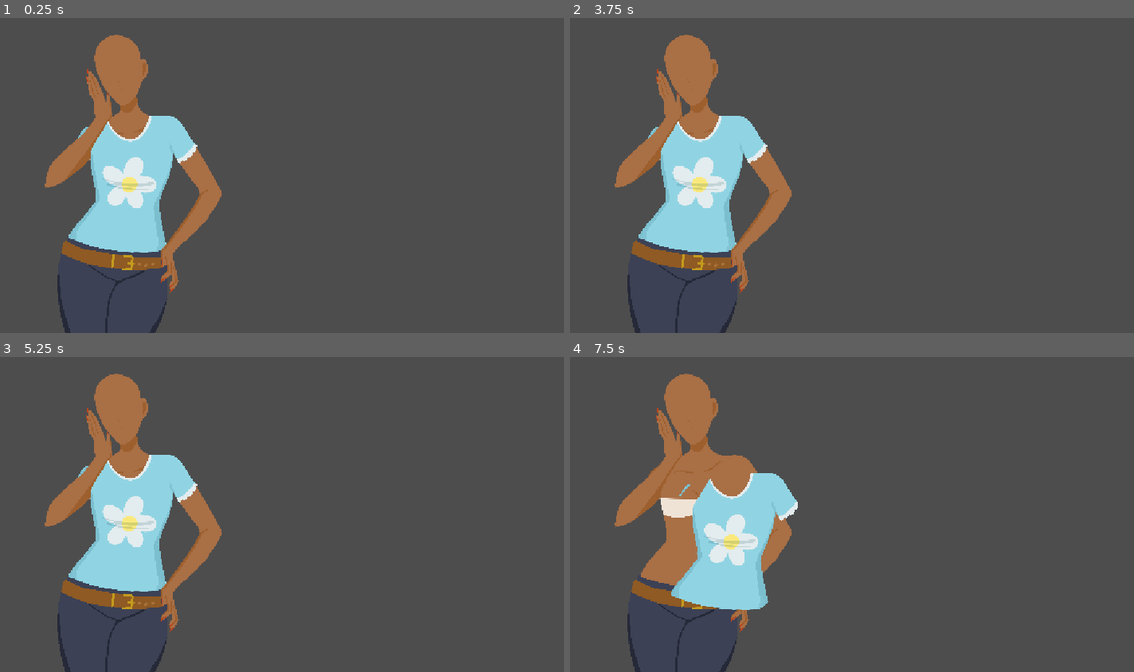
Above: before the commit, frames 1-4 (two rows, left to right).
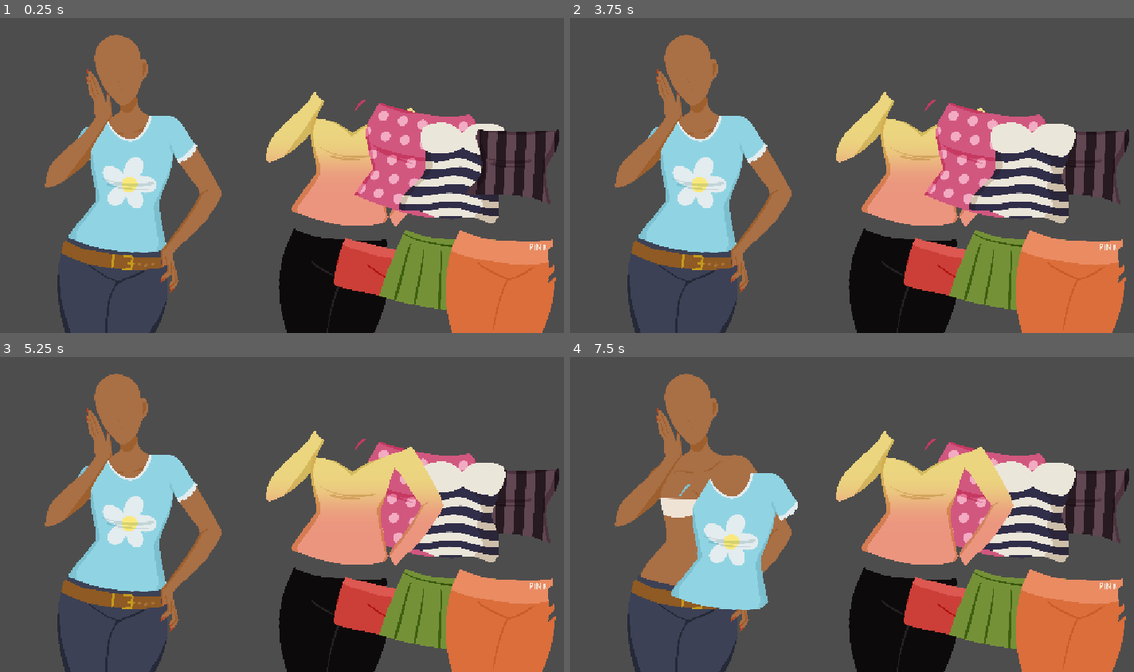
Above: after the commit, the same moments.

Repository: b00kworm4lyf3/ATLS4140-dress-up
Game: Godot game, scene res://main.tscn
Same seed, same stepped clock (60 frames per second), same inputs: the game is played once before the commit and once after it.
Inputs (mouse positions are in pixels of both pictures, inside the frame that each line leads up to):
- Up to frame 1 (0.25 s): no input
- Up to frame 2 (3.75 s): tap Enter at 0.5, 2, 3.5 s; drag from (705, 166) to (880, 74) at 0.52 s; tap Space at 1.25, 2.75 s; drag from (880, 74) to (705, 166) at 1.27 s; move the mouse to (880, 74) at 2.02 s; click (880, 74) at 2.17 s; drag from (784, 225) to (705, 166) at 2.77 s; move the mouse to (1004, 207) at 3.52 s; click (1004, 207) at 3.67 s
- Up to frame 3 (5.25 s): tap Space at 4.25 s; drag from (56, 438) to (152, 404) at 4.27 s; move the mouse to (276, 492) at 5.02 s; click (276, 492) at 5.17 s
- Up to frame 4 (7.5 s): drag from (722, 404) to (705, 505) at 5.77 s; move the mouse to (953, 476) at 6.52 s; click (953, 476) at 6.67 s; drag from (688, 511) to (784, 564) at 7.27 s

The runs differ from the first frame. In frame 1, 26% of the frame differs, in the area x 47-100%, y 23-100%; in frame 2, 26%; in frame 3, 26%; in frame 4, 26%.

Commit message:
clothing all in, accessories next

Diff:
--- /dev/null
+++ b/assets/clothing/corset.tscn
@@ -0,0 +1,20 @@
+[gd_scene format=3 uid="uid://dmpbi3qlou5ds"]
+
+[ext_resource type="Texture2D" uid="uid://cwxufr2ecc2ke" path="res://assets/clothing/corset.png" id="1_64tx5"]
+[ext_resource type="Script" uid="uid://cj4tu5m7shb6u" path="res://scripts/drag_and_drop.gd" id="2_cbbbr"]
+[ext_resource type="AudioStream" uid="uid://ogun70e58i1r" path="res://assets/sound/zipclick.wav" id="3_537ke"]
+
+[node name="Sprite2D" type="Sprite2D" unique_id=329895496 groups=["clothing"]]
+texture = ExtResource("1_64tx5")
+script = ExtResource("2_cbbbr")
+
+[node name="Area2D" type="Area2D" parent="." unique_id=1791838675]
+
+[node name="CollisionPolygon2D" type="CollisionPolygon2D" parent="Area2D" unique_id=827413150]
+polygon = PackedVector2Array(-401, -98, -112, -79, 57, -79, 338, -91, 334, 14, 270, 162, 214, 278, 227, 447, 254, 562, 231, 576, -2, 509, -314, 491, -504, 498, -504, 469, -367, 315, -360, 177, -403, 49, -413, -50)
+
+[node name="AudioStreamPlayer" type="AudioStreamPlayer" parent="." unique_id=1663053800]
+stream = ExtResource("3_537ke")
+bus = &"Sound Effects"
+
+[connection signal="input_event" from="Area2D" to="." method="_on_area_2d_input_event"]
--- a/empty_fit.tscn
+++ b/assets/clothing/empty_fit.tscn
@@ -2,6 +2,7 @@
 
 [ext_resource type="Texture2D" uid="uid://bxq1xnkws1rb2" path="res://assets/clothing/jeans.png" id="1_2glkn"]
 [ext_resource type="Script" uid="uid://cj4tu5m7shb6u" path="res://scripts/drag_and_drop.gd" id="2_fj4rp"]
+[ext_resource type="AudioStream" uid="uid://ogun70e58i1r" path="res://assets/sound/zipclick.wav" id="3_fj4rp"]
 
 [node name="Sprite2D" type="Sprite2D" unique_id=329895496 groups=["clothing"]]
 texture = ExtResource("1_2glkn")
@@ -12,5 +13,7 @@
 [node name="CollisionPolygon2D" type="CollisionPolygon2D" parent="Area2D" unique_id=827413150]
 
 [node name="AudioStreamPlayer" type="AudioStreamPlayer" parent="." unique_id=1663053800]
+stream = ExtResource("3_fj4rp")
+bus = &"Sound Effects"
 
 [connection signal="input_event" from="Area2D" to="." method="_on_area_2d_input_event"]
--- a/jeans.tscn
+++ b/assets/clothing/jeans.tscn
@@ -2,6 +2,7 @@
 
 [ext_resource type="Texture2D" uid="uid://bxq1xnkws1rb2" path="res://assets/clothing/jeans.png" id="1_mdrij"]
 [ext_resource type="Script" uid="uid://cj4tu5m7shb6u" path="res://scripts/drag_and_drop.gd" id="2_undmj"]
+[ext_resource type="AudioStream" uid="uid://ogun70e58i1r" path="res://assets/sound/zipclick.wav" id="3_undmj"]
 
 [node name="Sprite2D" type="Sprite2D" unique_id=329895496 groups=["clothing"]]
 texture = ExtResource("1_mdrij")
@@ -13,5 +14,7 @@
 polygon = PackedVector2Array(-584, 614, -572, 637, -421, 685, -206, 728, -66, 754, 81, 764, 228, 750, 242, 910, 287, 888, 291, 941, 232, 1006, 237, 1050, 292, 1008, 297, 1190, 248, 1360, 179, 1500, -626, 1500, -683, 1257, -697, 1000, -655, 688)
 
 [node name="AudioStreamPlayer" type="AudioStreamPlayer" parent="." unique_id=1663053800]
+stream = ExtResource("3_undmj")
+bus = &"Sound Effects"
 
 [connection signal="input_event" from="Area2D" to="." method="_on_area_2d_input_event"]
--- /dev/null
+++ b/assets/clothing/leggings.tscn
@@ -0,0 +1,20 @@
+[gd_scene format=3 uid="uid://bsa4decfmad32"]
+
+[ext_resource type="Texture2D" uid="uid://bfulosmq1mm3y" path="res://assets/clothing/leggings.png" id="1_4ueiu"]
+[ext_resource type="Script" uid="uid://cj4tu5m7shb6u" path="res://scripts/drag_and_drop.gd" id="2_1kkdu"]
+[ext_resource type="AudioStream" uid="uid://ogun70e58i1r" path="res://assets/sound/zipclick.wav" id="3_44r3b"]
+
+[node name="Sprite2D" type="Sprite2D" unique_id=329895496 groups=["clothing"]]
+texture = ExtResource("1_4ueiu")
+script = ExtResource("2_1kkdu")
+
+[node name="Area2D" type="Area2D" parent="." unique_id=1791838675]
+
+[node name="CollisionPolygon2D" type="CollisionPolygon2D" parent="Area2D" unique_id=827413150]
+polygon = PackedVector2Array(-543, 547, -431, 611, -106, 657, 273, 651, 288, 702, 233, 750, 244, 906, 286, 889, 288, 931, 235, 997, 233, 1049, 305, 986, 265, 1237, 217, 1387, 160, 1496, -287, 1496, -627, 1503, -696, 1174, -696, 990, -648, 761, -600, 628)
+
+[node name="AudioStreamPlayer" type="AudioStreamPlayer" parent="." unique_id=1663053800]
+stream = ExtResource("3_44r3b")
+bus = &"Sound Effects"
+
+[connection signal="input_event" from="Area2D" to="." method="_on_area_2d_input_event"]
--- /dev/null
+++ b/assets/clothing/ombre_top.tscn
@@ -0,0 +1,20 @@
+[gd_scene format=3 uid="uid://dtsj8bpiariyh"]
+
+[ext_resource type="Texture2D" uid="uid://dorvvc2gw5taq" path="res://assets/clothing/ombre_top.png" id="1_07fut"]
+[ext_resource type="Script" uid="uid://cj4tu5m7shb6u" path="res://scripts/drag_and_drop.gd" id="2_77csp"]
+[ext_resource type="AudioStream" uid="uid://ogun70e58i1r" path="res://assets/sound/zipclick.wav" id="3_ebi7r"]
+
+[node name="Sprite2D" type="Sprite2D" unique_id=329895496 groups=["clothing"]]
+texture = ExtResource("1_07fut")
+script = ExtResource("2_77csp")
+
+[node name="Area2D" type="Area2D" parent="." unique_id=1791838675]
+
+[node name="CollisionPolygon2D" type="CollisionPolygon2D" parent="Area2D" unique_id=827413150]
+polygon = PackedVector2Array(471, -320, 522, -279, 640, -77, 781, 192, 788, 253, 687, 418, 364, 782, 293, 651, 596, 236, 350, -108, 225, 277, 283, 701, 246, 735, 141, 769, -149, 762, -597, 634, -358, 307, -422, -67, -529, 71, -792, 199, -816, 105, -765, -33, -587, -202, -358, -448, -290, -347, -358, -209, -115, -168, -41, -64, 155, -178)
+
+[node name="AudioStreamPlayer" type="AudioStreamPlayer" parent="." unique_id=1663053800]
+stream = ExtResource("3_ebi7r")
+bus = &"Sound Effects"
+
+[connection signal="input_event" from="Area2D" to="." method="_on_area_2d_input_event"]
--- /dev/null
+++ b/assets/clothing/polka_top.tscn
@@ -0,0 +1,20 @@
+[gd_scene format=3 uid="uid://bgwn8u7ugwwpt"]
+
+[ext_resource type="Texture2D" uid="uid://iebuchx37qhc" path="res://assets/clothing/polka_top.png" id="1_1uqvm"]
+[ext_resource type="Script" uid="uid://cj4tu5m7shb6u" path="res://scripts/drag_and_drop.gd" id="2_wtmxn"]
+[ext_resource type="AudioStream" uid="uid://ogun70e58i1r" path="res://assets/sound/zipclick.wav" id="3_a4n0h"]
+
+[node name="Sprite2D" type="Sprite2D" unique_id=329895496 groups=["clothing"]]
+texture = ExtResource("1_1uqvm")
+script = ExtResource("2_wtmxn")
+
+[node name="Area2D" type="Area2D" parent="." unique_id=1791838675]
+
+[node name="CollisionPolygon2D" type="CollisionPolygon2D" parent="Area2D" unique_id=827413150]
+polygon = PackedVector2Array(-290, -343, 77, -238, 525, -238, 603, -127, 569, -87, 347, -26, 246, 254, 286, 692, 138, 702, -287, 584, -529, 503, -344, 264, -415, -83)
+
+[node name="AudioStreamPlayer" type="AudioStreamPlayer" parent="." unique_id=1663053800]
+stream = ExtResource("3_a4n0h")
+bus = &"Sound Effects"
+
+[connection signal="input_event" from="Area2D" to="." method="_on_area_2d_input_event"]
--- /dev/null
+++ b/assets/clothing/sailor_top.tscn
@@ -0,0 +1,20 @@
+[gd_scene format=3 uid="uid://bumrvar0nmqs2"]
+
+[ext_resource type="Texture2D" uid="uid://bn0y6ohb8ox33" path="res://assets/clothing/sailor_top.png" id="1_sci06"]
+[ext_resource type="Script" uid="uid://cj4tu5m7shb6u" path="res://scripts/drag_and_drop.gd" id="2_oxgfh"]
+[ext_resource type="AudioStream" uid="uid://ogun70e58i1r" path="res://assets/sound/zipclick.wav" id="3_y2q7o"]
+
+[node name="Sprite2D" type="Sprite2D" unique_id=329895496 groups=["clothing"]]
+texture = ExtResource("1_sci06")
+script = ExtResource("2_oxgfh")
+
+[node name="Area2D" type="Area2D" parent="." unique_id=1791838675]
+
+[node name="CollisionPolygon2D" type="CollisionPolygon2D" parent="Area2D" unique_id=827413150]
+polygon = PackedVector2Array(-406, -101, -335, -144, -224, -164, -120, -134, -64, -91, -26, -93, 32, -136, 118, -147, 227, -147, 288, -129, 343, -103, 349, -2, 285, 127, 278, 183, 227, 302, 283, 471, 290, 585, 298, 689, 227, 762, 35, 694, -158, 722, -355, 676, -487, 636, -565, 638, -616, 621, -578, 489, -381, 299, -373, 97, -406, 46, -421, -30)
+
+[node name="AudioStreamPlayer" type="AudioStreamPlayer" parent="." unique_id=1663053800]
+stream = ExtResource("3_y2q7o")
+bus = &"Sound Effects"
+
+[connection signal="input_event" from="Area2D" to="." method="_on_area_2d_input_event"]
--- /dev/null
+++ b/assets/clothing/shorts.tscn
@@ -0,0 +1,20 @@
+[gd_scene format=3 uid="uid://uu5wyn42duhc"]
+
+[ext_resource type="Texture2D" uid="uid://bumqbba0gxy05" path="res://assets/clothing/shorts.png" id="1_hp6q4"]
+[ext_resource type="Script" uid="uid://cj4tu5m7shb6u" path="res://scripts/drag_and_drop.gd" id="2_88qii"]
+[ext_resource type="AudioStream" uid="uid://ogun70e58i1r" path="res://assets/sound/zipclick.wav" id="3_1x5c1"]
+
+[node name="Sprite2D" type="Sprite2D" unique_id=329895496 groups=["clothing"]]
+texture = ExtResource("1_hp6q4")
+script = ExtResource("2_88qii")
+
+[node name="Area2D" type="Area2D" parent="." unique_id=1791838675]
+
+[node name="CollisionPolygon2D" type="CollisionPolygon2D" parent="Area2D" unique_id=827413150]
+polygon = PackedVector2Array(-599, 624, -268, 718, 100, 764, 232, 758, 245, 908, 282, 887, 303, 891, 301, 938, 232, 1000, 236, 1038, 291, 1000, 288, 1171, 269, 1205, 64, 1196, -269, 1173, -566, 1108, -690, 1069, -702, 991, -654, 795)
+
+[node name="AudioStreamPlayer" type="AudioStreamPlayer" parent="." unique_id=1663053800]
+stream = ExtResource("3_1x5c1")
+bus = &"Sound Effects"
+
+[connection signal="input_event" from="Area2D" to="." method="_on_area_2d_input_event"]
--- /dev/null
+++ b/assets/clothing/skirt.tscn
@@ -0,0 +1,20 @@
+[gd_scene format=3 uid="uid://bbqlrw6kfdkks"]
+
+[ext_resource type="Texture2D" uid="uid://bm16d70gyacjc" path="res://assets/clothing/skirt.png" id="1_lja4d"]
+[ext_resource type="Script" uid="uid://cj4tu5m7shb6u" path="res://scripts/drag_and_drop.gd" id="2_7wdih"]
+[ext_resource type="AudioStream" uid="uid://ogun70e58i1r" path="res://assets/sound/zipclick.wav" id="3_88hmc"]
+
+[node name="Sprite2D" type="Sprite2D" unique_id=329895496 groups=["clothing"]]
+texture = ExtResource("1_lja4d")
+script = ExtResource("2_7wdih")
+
+[node name="Area2D" type="Area2D" parent="." unique_id=1791838675]
+
+[node name="CollisionPolygon2D" type="CollisionPolygon2D" parent="Area2D" unique_id=827413150]
+polygon = PackedVector2Array(-553, 552, -240, 644, 61, 665, 266, 651, 282, 706, 238, 752, 245, 902, 298, 886, 300, 945, 245, 996, 241, 1040, 314, 978, 337, 1037, 329, 1132, 359, 1109, 391, 1222, 85, 1300, -97, 1300, -403, 1261, -630, 1215, -789, 1164, -727, 952)
+
+[node name="AudioStreamPlayer" type="AudioStreamPlayer" parent="." unique_id=1663053800]
+stream = ExtResource("3_88hmc")
+bus = &"Sound Effects"
+
+[connection signal="input_event" from="Area2D" to="." method="_on_area_2d_input_event"]
--- /dev/null
+++ b/assets/clothing/sweatpants.tscn
@@ -0,0 +1,20 @@
+[gd_scene format=3 uid="uid://cwpeycar4gq5l"]
+
+[ext_resource type="Texture2D" uid="uid://dcerr43smp8nu" path="res://assets/clothing/sweatpants.png" id="1_bmdro"]
+[ext_resource type="Script" uid="uid://cj4tu5m7shb6u" path="res://scripts/drag_and_drop.gd" id="2_dw6tw"]
+[ext_resource type="AudioStream" uid="uid://ogun70e58i1r" path="res://assets/sound/zipclick.wav" id="3_aknl1"]
+
+[node name="Sprite2D" type="Sprite2D" unique_id=329895496 groups=["clothing"]]
+texture = ExtResource("1_bmdro")
+script = ExtResource("2_dw6tw")
+
+[node name="Area2D" type="Area2D" parent="." unique_id=1791838675]
+
+[node name="CollisionPolygon2D" type="CollisionPolygon2D" parent="Area2D" unique_id=827413150]
+polygon = PackedVector2Array(-559, 557, -320, 643, 33, 667, 266, 652, 278, 713, 232, 765, 244, 924, 287, 891, 293, 946, 241, 1001, 311, 989, 281, 1240, 180, 1497, -629, 1494, -693, 1243, -684, 973, -638, 725)
+
+[node name="AudioStreamPlayer" type="AudioStreamPlayer" parent="." unique_id=1663053800]
+stream = ExtResource("3_aknl1")
+bus = &"Sound Effects"
+
+[connection signal="input_event" from="Area2D" to="." method="_on_area_2d_input_event"]
--- a/tshirt.tscn
+++ b/assets/clothing/tshirt.tscn
@@ -2,6 +2,7 @@
 
 [ext_resource type="Texture2D" uid="uid://txk7tnbnsv12" path="res://assets/clothing/tshirt.png" id="1_jwetk"]
 [ext_resource type="Script" uid="uid://cj4tu5m7shb6u" path="res://scripts/drag_and_drop.gd" id="2_v2tvr"]
+[ext_resource type="AudioStream" uid="uid://ogun70e58i1r" path="res://assets/sound/zipclick.wav" id="3_v2tvr"]
 
 [node name="Sprite2D" type="Sprite2D" unique_id=329895496 groups=["clothing"]]
 texture = ExtResource("1_jwetk")
@@ -13,5 +14,7 @@
 polygon = PackedVector2Array(130, -469, 328, -464, 395, -428, 534, -224, 559, -205, 554, -150, 510, -101, 455, -60, 395 …(275 unchanged characters)…
 
 [node name="AudioStreamPlayer" type="AudioStreamPlayer" parent="." unique_id=1663053800]
+stream = ExtResource("3_v2tvr")
+bus = &"Sound Effects"
 
 [connection signal="input_event" from="Area2D" to="." method="_on_area_2d_input_event"]
--- /dev/null
+++ b/default_bus_layout.tres
@@ -0,0 +1,9 @@
+[gd_resource type="AudioBusLayout" format=3 uid="uid://cwmj2ssxqbj8e"]
+
+[resource]
+bus/1/name = &"Sound Effects"
+bus/1/solo = false
+bus/1/mute = false
+bus/1/bypass_fx = false
+bus/1/volume_db = 0.0
+bus/1/send = &"Master"
--- a/main.tscn
+++ b/main.tscn
@@ -1,8 +1,16 @@
 [gd_scene format=3 uid="uid://ni5w6boxlha0"]
 
 [ext_resource type="Texture2D" uid="uid://cbgsrhv7vn2cy" path="res://assets/skin_tones/brown_skin.png" id="1_ig7tw"]
-[ext_resource type="PackedScene" uid="uid://dmyk266ahglcf" path="res://jeans.tscn" id="2_0xm2m"]
-[ext_resource type="PackedScene" uid="uid://cnhpgirvlyyi3" path="res://tshirt.tscn" id="3_h2yge"]
+[ext_resource type="PackedScene" uid="uid://dmyk266ahglcf" path="res://assets/clothing/jeans.tscn" id="2_0xm2m"]
+[ext_resource type="PackedScene" uid="uid://cnhpgirvlyyi3" path="res://assets/clothing/tshirt.tscn" id="3_h2yge"]
+[ext_resource type="PackedScene" uid="uid://dmpbi3qlou5ds" path="res://assets/clothing/corset.tscn" id="4_1bvp3"]
+[ext_resource type="PackedScene" uid="uid://bsa4decfmad32" path="res://assets/clothing/leggings.tscn" id="5_lquwl"]
+[ext_resource type="PackedScene" uid="uid://dtsj8bpiariyh" path="res://assets/clothing/ombre_top.tscn" id="6_7mycd"]
+[ext_resource type="PackedScene" uid="uid://bgwn8u7ugwwpt" path="res://assets/clothing/polka_top.tscn" id="6_272bh"]
+[ext_resource type="PackedScene" uid="uid://bumrvar0nmqs2" path="res://assets/clothing/sailor_top.tscn" id="7_5vw27"]
+[ext_resource type="PackedScene" uid="uid://uu5wyn42duhc" path="res://assets/clothing/shorts.tscn" id="9_kek77"]
+[ext_resource type="PackedScene" uid="uid://bbqlrw6kfdkks" path="res://assets/clothing/skirt.tscn" id="10_4c57u"]
+[ext_resource type="PackedScene" uid="uid://cwpeycar4gq5l" path="res://assets/clothing/sweatpants.tscn" id="11_efxa6"]
 
 [node name="dressUpGame" type="Node2D" unique_id=1326834742]
 
@@ -20,3 +28,35 @@
 [node name="Sprite2D2" parent="." unique_id=449087800 instance=ExtResource("3_h2yge")]
 position = Vector2(-200, 24)
 scale = Vector2(0.19999933, 0.19999933)
+
+[node name="Sprite2D4" parent="." unique_id=293200835 instance=ExtResource("5_lquwl")]
+position = Vector2(200, 24)
+scale = Vector2(0.2, 0.2)
+
+[node name="Sprite2D5" parent="." unique_id=263965214 instance=ExtResource("6_7mycd")]
+position = Vector2(200, -25)
+scale = Vector2(0.2, 0.2)
+
+[node name="Sprite2D6" parent="." unique_id=809555960 instance=ExtResource("6_272bh")]
+position = Vector2(300, -25)
+scale = Vector2(0.2, 0.2)
+
+[node name="Sprite2D7" parent="." unique_id=2007854860 instance=ExtResource("7_5vw27")]
+position = Vector2(400, -25)
+scale = Vector2(0.2, 0.2)
+
+[node name="Sprite2D3" parent="." unique_id=504652399 instance=ExtResource("4_1bvp3")]
+position = Vector2(500, -25)
+scale = Vector2(0.19999999, 0.19999999)
+
+[node name="Sprite2D8" parent="." unique_id=1635342349 instance=ExtResource("9_kek77")]
+position = Vector2(300, 24)
+scale = Vector2(0.2, 0.2)
+
+[node name="Sprite2D9" parent="." unique_id=1243000374 instance=ExtResource("10_4c57u")]
+position = Vector2(400, 24)
+scale = Vector2(0.2, 0.2)
+
+[node name="Sprite2D10" parent="." unique_id=469163298 instance=ExtResource("11_efxa6")]
+position = Vector2(500, 24)
+scale = Vector2(0.2, 0.2)
--- a/project.godot
+++ b/project.godot
@@ -14,6 +14,10 @@
 run/main_scene="uid://ni5w6boxlha0"
 config/features=PackedStringArray("4.7", "GL Compatibility")
 config/icon="res://icon.svg"
+
+[audio]
+
+buses/default_bus_layout="uid://cwmj2ssxqbj8e"
 
 [autoload]
 
--- a/scripts/drag_and_drop.gd
+++ b/scripts/drag_and_drop.gd
@@ -41,9 +41,15 @@
 					Main.clothing_list.append(self)
 					self.z_index = Main.clothing_list.size()
 					area_2d.z_index = Main.clothing_list.size()
+				audio_player.pitch_scale = 1.4
+				audio_player.play()
 		elif event.pressed == false and (position-perfect_pos).length() < pos_forgive.length():
 			dragging = false
 			position = perfect_pos
+			audio_player.pitch_scale = 0.6
+			audio_player.play()
 
 		elif event.pressed == false:
 			dragging = false
+			audio_player.pitch_scale = 0.6
+			audio_player.play()
Not shown, added: assets/sound/zipclick.wav.import
Not shown, added: assets/sound/zipclick.flac
Not shown, added: assets/sound/zipclick.flac8831270220.tmp
Not shown, added: assets/sound/zipclick.wav
